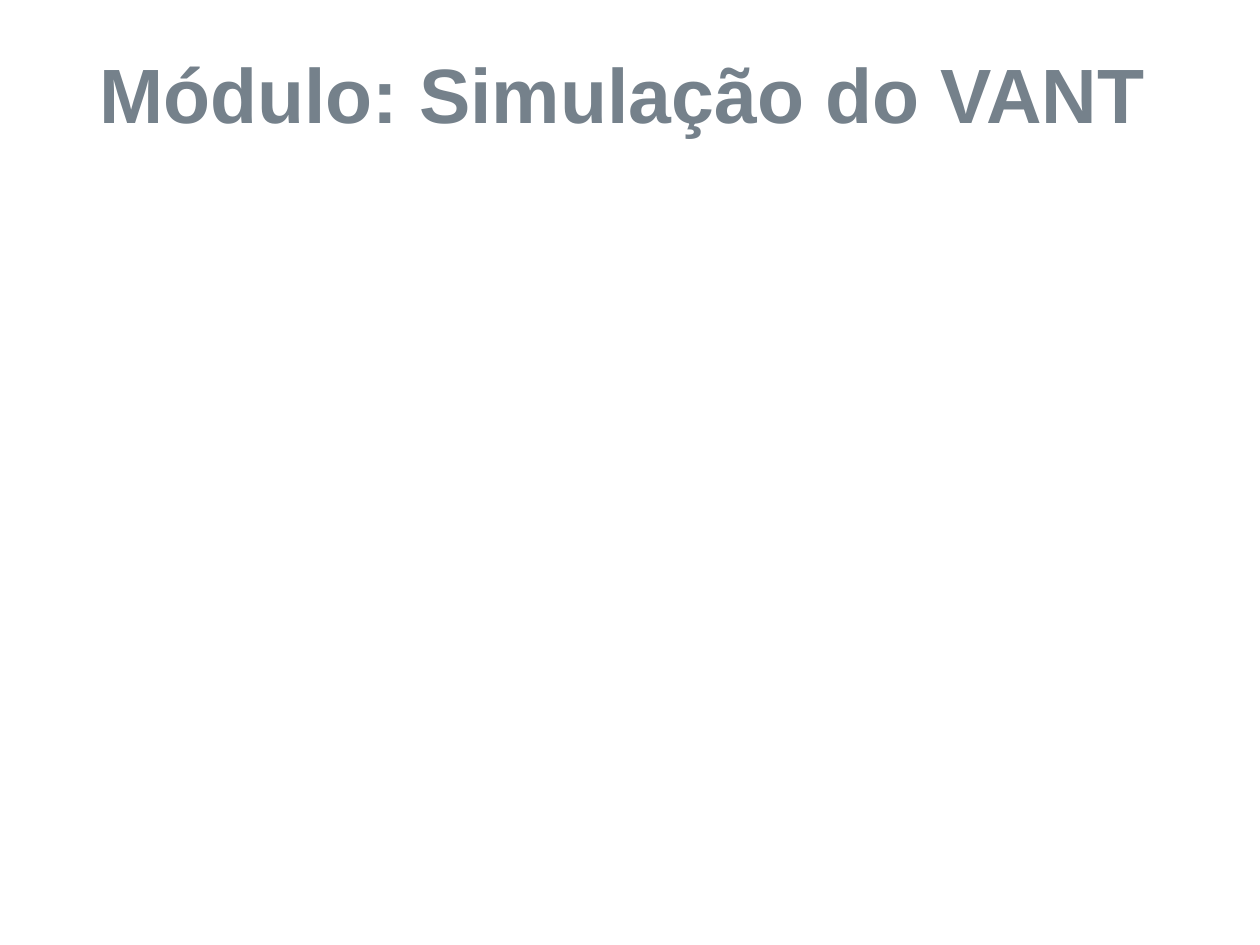
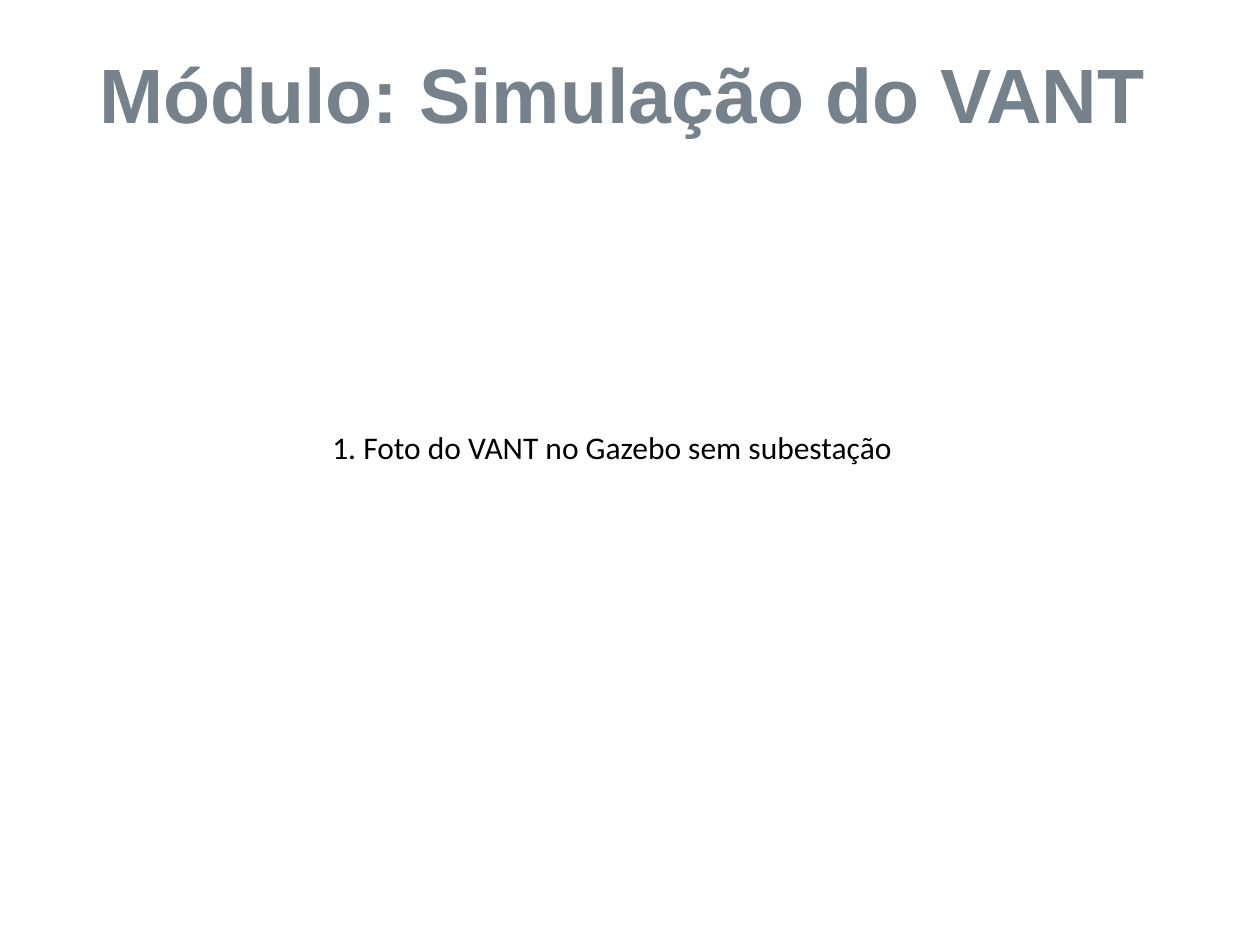
Before and after one commit to matheuskraemer/pfc, a slide deck: slide 11 of doc/apresentacao/Tema-Apresentação-Exemplo.ppt (slide 9 before the commit). Drawn at 1260x945 pixels with LibreOffice and Linux fonts; fonts in the diff are those of the drawing; background and template pictures are left out. Boxes give left, top, right and bottom in pixels: in the first picture for what was removed or moved away, otherwise in the second. Text is boxed around its words. In the diff, an @@ line names an element or a change of style, - is before the commit and + after.

```diff
--- a/doc/apresentacao/Tema-Apresentação-Exemplo.ppt
+++ b/doc/apresentacao/Tema-Apresentação-Exemplo.ppt
@@ text added at (332,437,891,465), 18 pt, text #000000 @@
+1. Foto do VANT no Gazebo sem subestação
```
Also in this commit, not shown: 13 other slides changed, 25 slides added, 12 slides removed, 1 other file.
